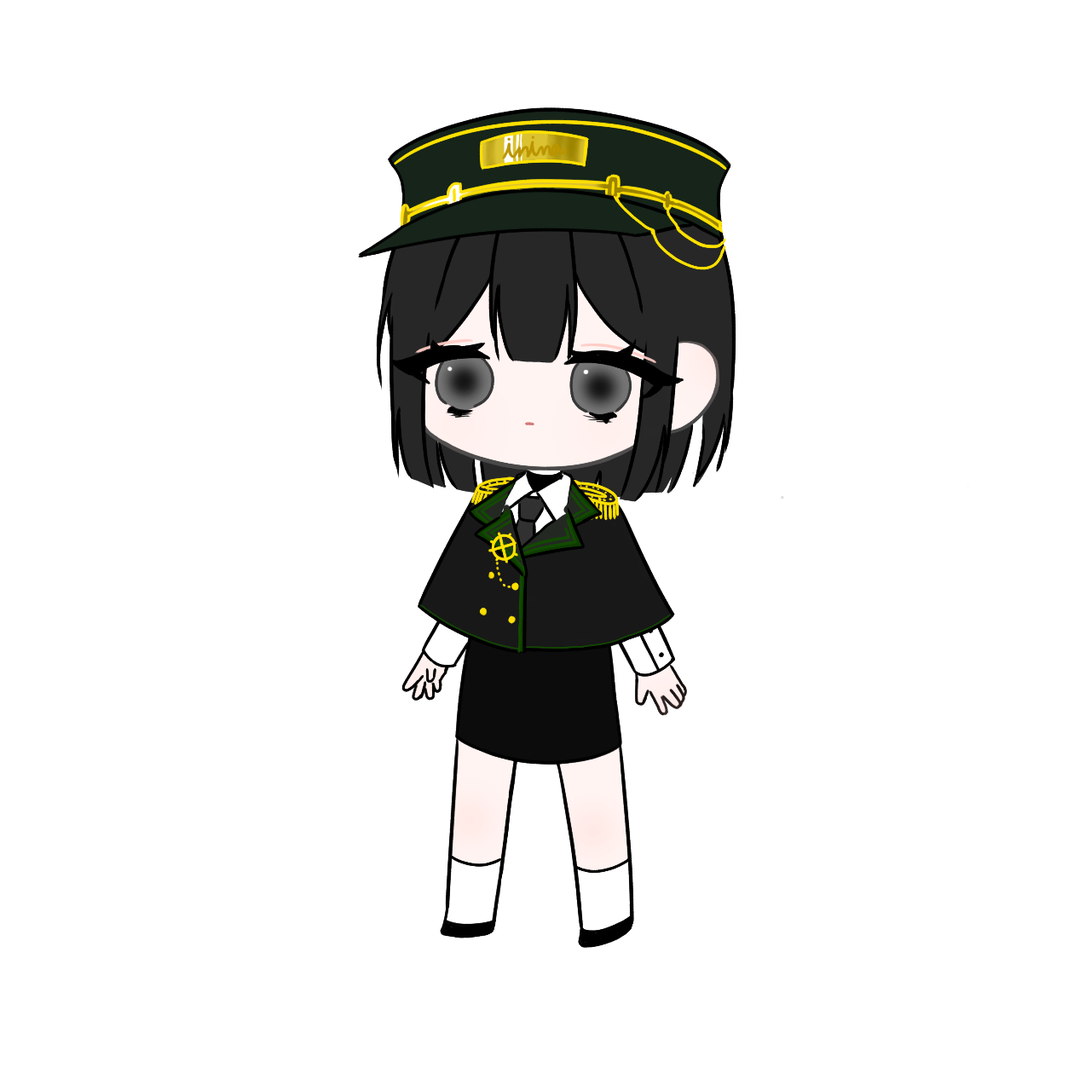
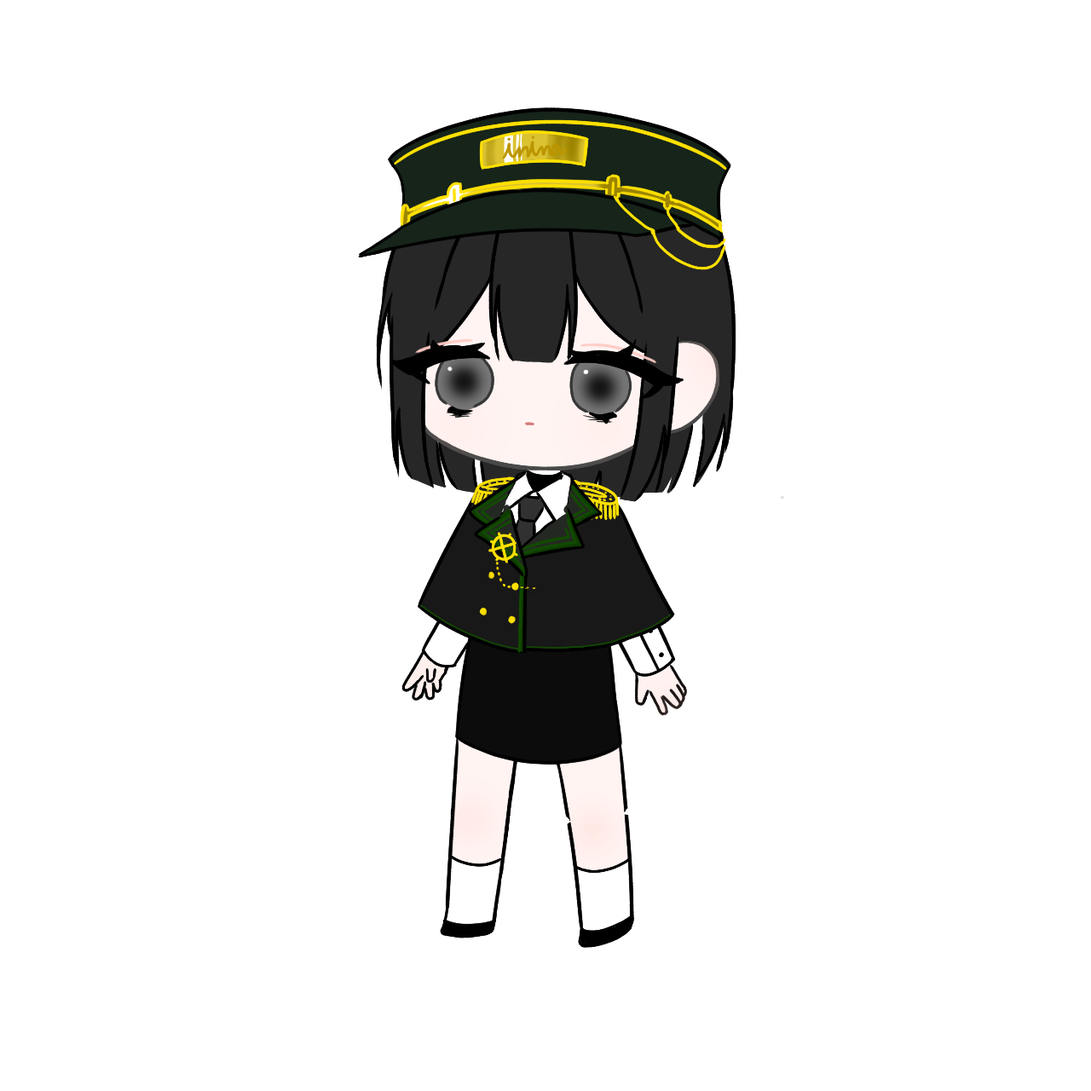
Layer changes from the first (1091, 1091) image to the second:
painted on "장식" over [520,586,537,590]
painted on "다리R" over [451,808,635,934]
added layer "무릎R" above "발R" over [566,808,635,932]
added layer "발R" above "다리L" over [579,914,636,934]
painted on "다리L" over [442,808,510,928]
added layer "무릎L" above "발L" over [443,808,511,927]
added layer "발L" above "카라" over [442,914,498,928]
